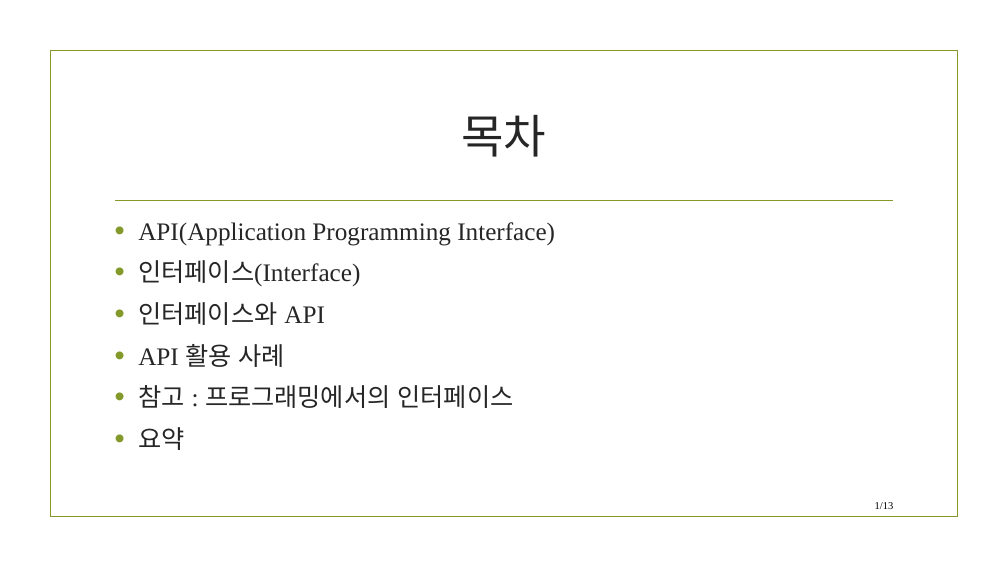
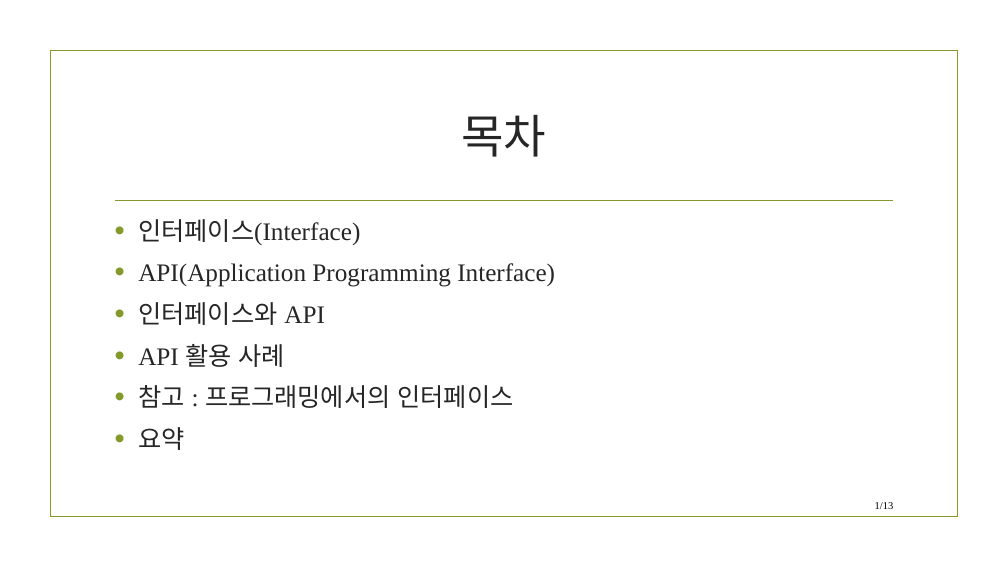
Before and after one commit to DongJoonLeeDJ/20230206_AI_9, a slide deck: slide 2 of 응용애플리케이션구축/API란 무엇인가.pptx. Drawn at 1008x567 pixels with LibreOffice and Linux fonts; fonts in the diff are those of the drawing; background and template pictures are left out. Boxes give left, top, right and bottom in pixels: in the first picture for what was removed or moved away, otherwise in the second. Text is boxed around its words. In the diff, an @@ line names an element or a change of style, - is before the commit and + after.

```diff
--- a/응용애플리케이션구축/API란 무엇인가.pptx
+++ b/응용애플리케이션구축/API란 무엇인가.pptx
@@ text at (x1=138, y1=219, x2=360, y2=245): paragraph added @@
+• 인터페이스(Interface)
@@ text at (x1=138, y1=260, x2=360, y2=286): paragraph removed @@
-• 인터페이스(Interface)
```
Also in this commit, not shown: 4 other slides changed.
